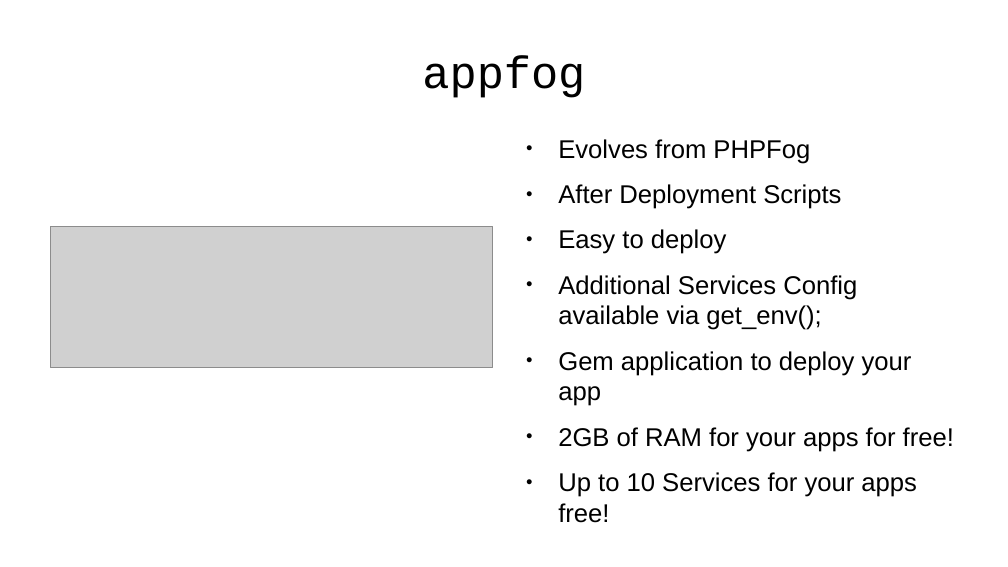
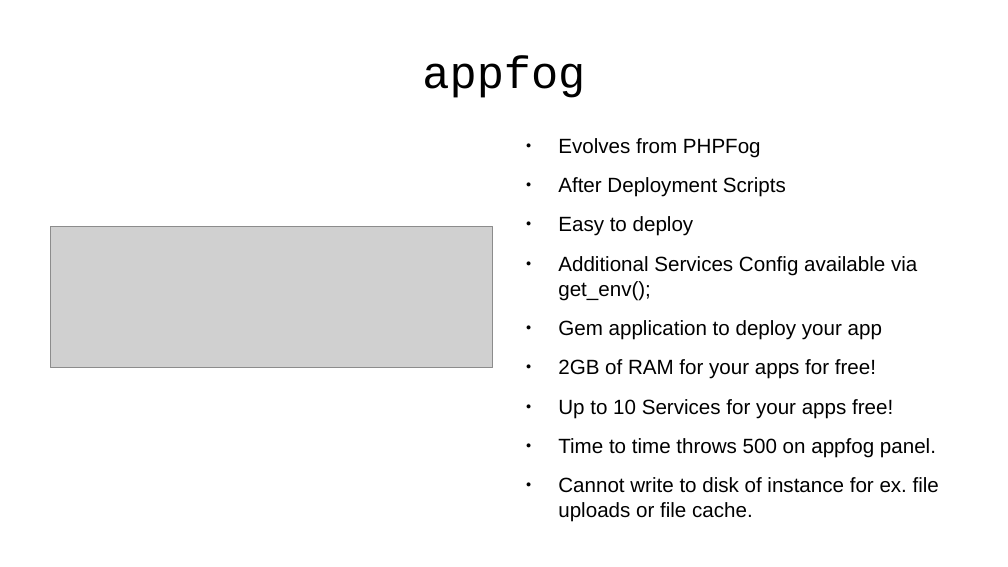
Before and after one commit to emgiezet/meetphp-8, a slide deck: slide 7 of presentation/presentation.odp. Drawn at 1008x567 pixels with LibreOffice and Linux fonts; fonts in the diff are those of the drawing; grey boxes stand for pictures; background and template pictures are left out. Boxes give left, top, right and bottom in pixels: in the first picture for what was removed or moved away, otherwise in the second. Text is boxed around its words. In the diff, an @@ line names an element or a change of style, - is before the commit and + after.

```diff
--- a/presentation/presentation.odp
+++ b/presentation/presentation.odp
@@ text at (558, 138, 917, 418): size 20.1 to 16.2 pt in "Evolves from PHPFog", "After Deployment Scripts", "Easy to deploy", "Additional Services Config available via get_env();" and 3 more places @@
@@ text at (558, 438, 939, 522): paragraphs added @@
+● Time to time throws 500 on appfog panel.
+● Cannot write to disk of instance for ex. file uploads or file cache.
```
Also in this commit, not shown: 10 other slides changed, 4 slides added, 2 slides removed, 52 other files.
